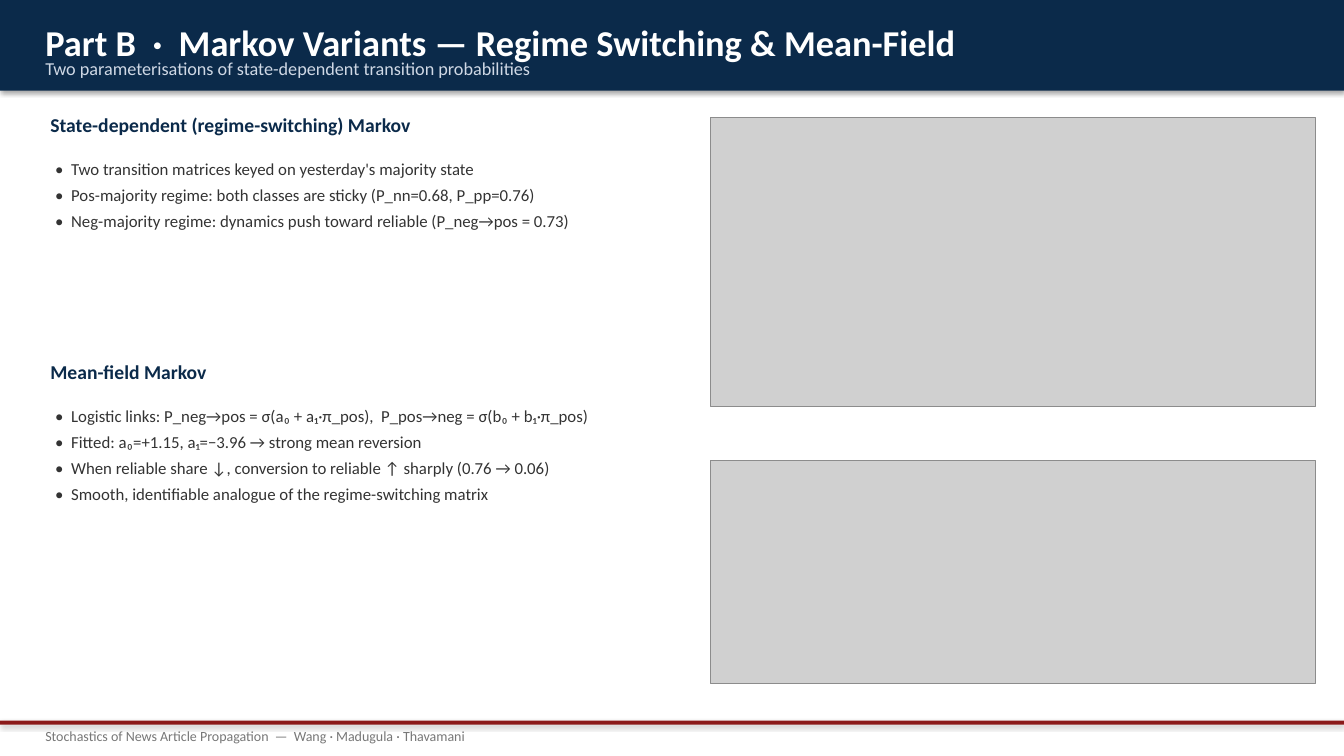
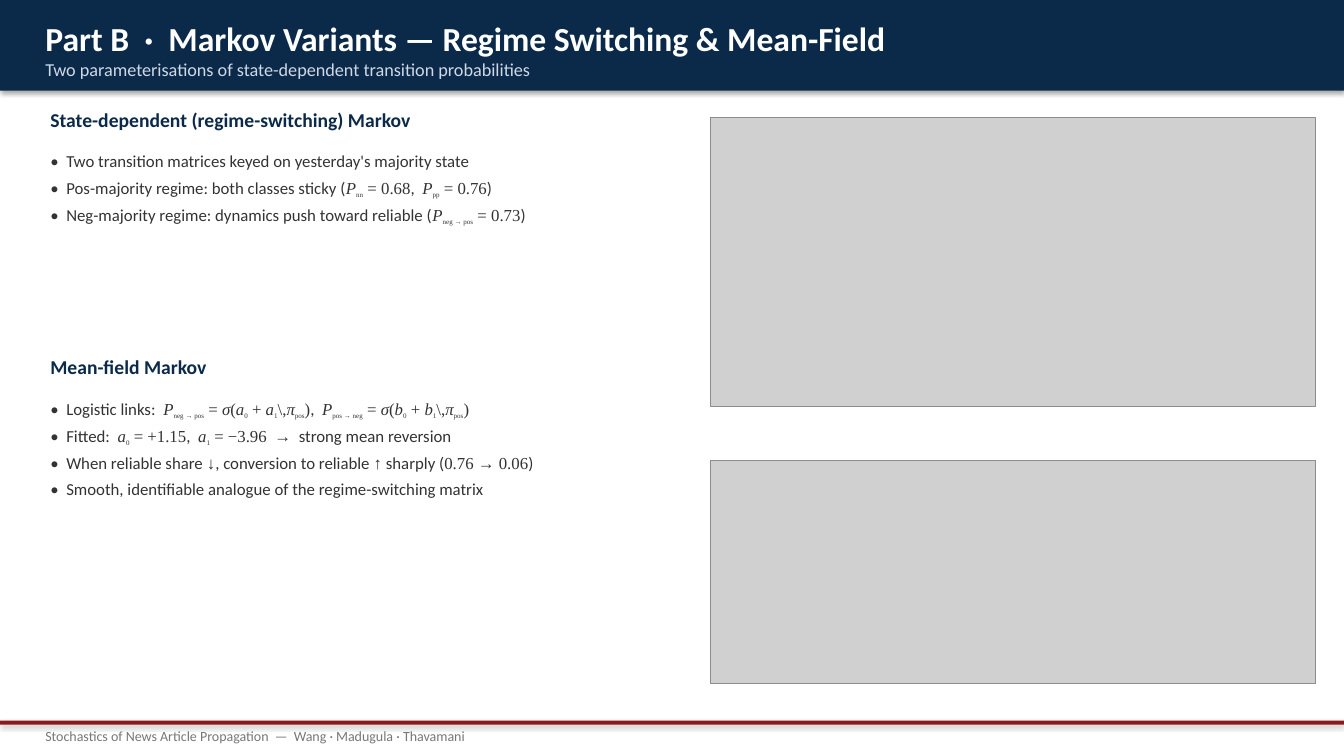
Before and after one commit to whrui720/StochasticNewsSim, a slide deck: slide 8 of StochasticNewsSim_presentation.pptx (slide 7 before the commit). Drawn at 1344x756 pixels with LibreOffice and Linux fonts; fonts in the diff are those of the drawing; grey boxes stand for pictures. Boxes give left, top, right and bottom in pixels: in the first picture for what was removed or moved away, otherwise in the second. Text is boxed around its words. In the diff, an @@ line names an element or a change of style, - is before the commit and + after.

Commit message:
attempt at fixing formatting; more theory added to slides and script

```diff
--- a/StochasticNewsSim_presentation.pptx
+++ b/StochasticNewsSim_presentation.pptx
@@ text "Part B · Markov Variants ..." at bbox=[45, 27, 885, 57]: size 26 to 24 pt @@
@@ text "State-dependent (regime-switching) Markov": place and size @@
-text "State-dependent (regime-switching) Markov" at bbox=[50, 117, 410, 136]
+text "State-dependent (regime-switching) Markov" at bbox=[50, 112, 410, 131]
@@ text at bbox=[66, 182, 526, 226]: text changed @@
-• Pos-majority regime: both classes are sticky (P_nn=0.68, P_pp=0.76)
-• Neg-majority regime: dynamics push toward reliable (P_neg→pos = 0.73)
+• Pos-majority regime: both classes sticky (Pnn = 0.68, Ppp = 0.76)
+• Neg-majority regime: dynamics push toward reliable (Pneg → pos = 0.73)
@@ text "Mean-field Markov": place and size @@
-text "Mean-field Markov" at bbox=[50, 365, 206, 379]
+text "Mean-field Markov" at bbox=[50, 360, 206, 374]
@@ text at bbox=[66, 403, 451, 445]: text changed; font Calibri to Times New Roman @@
-• Logistic links: P_neg→pos = σ(a₀ + a₁·π_pos), P_pos→neg = σ(b₀ + b₁·π_pos)
-• Fitted: a₀=+1.15, a₁=−3.96 → strong mean reversion
+• Logistic links: Pneg → pos = σ(a0 + a1\,πpos), Ppos → neg = σ(b0 + b1\,πpos)
+• Fitted: a0 = +1.15, a1 = −3.96 → strong mean reversion
@@ text at bbox=[66, 457, 534, 472]: font Calibri to Times New Roman in "↓, ↑ (0.76 → 0.06)" @@
```
Also in this commit, not shown: 7 other slides changed, 2 slides added, 1 slide removed, 2 other files.
